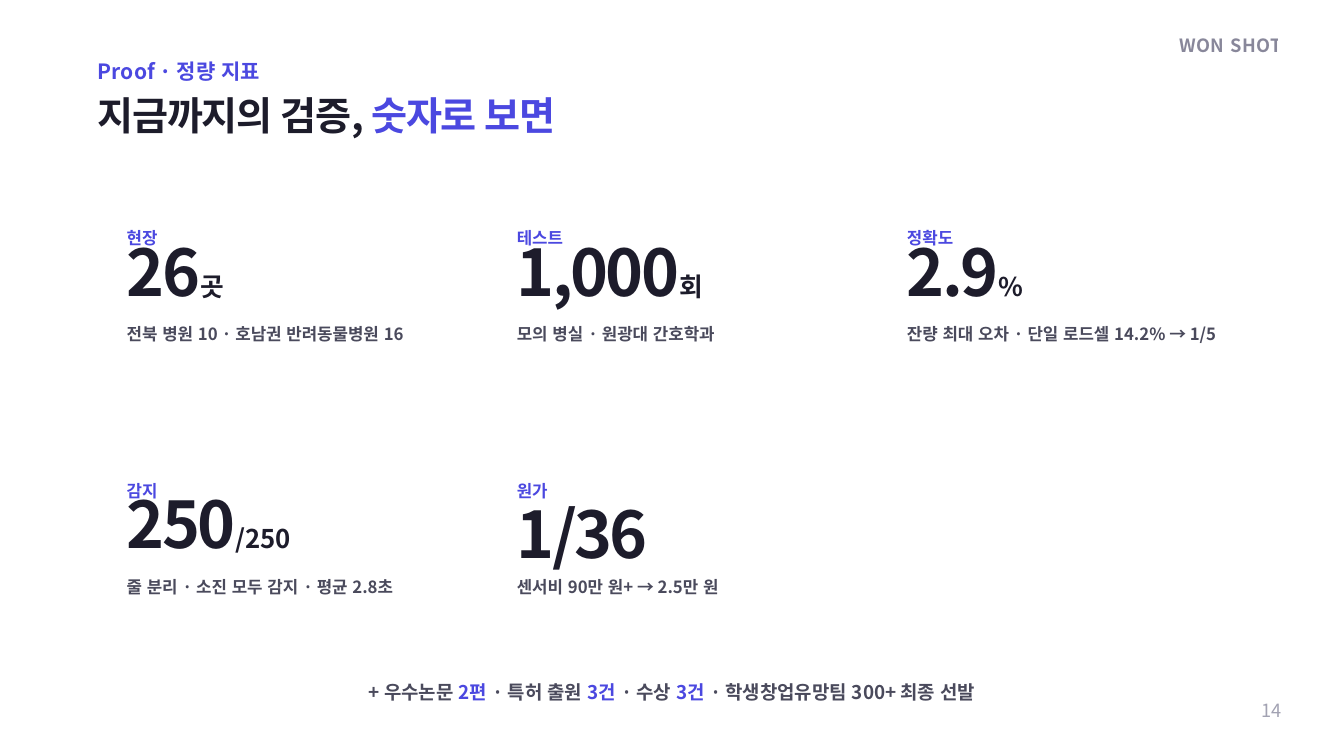
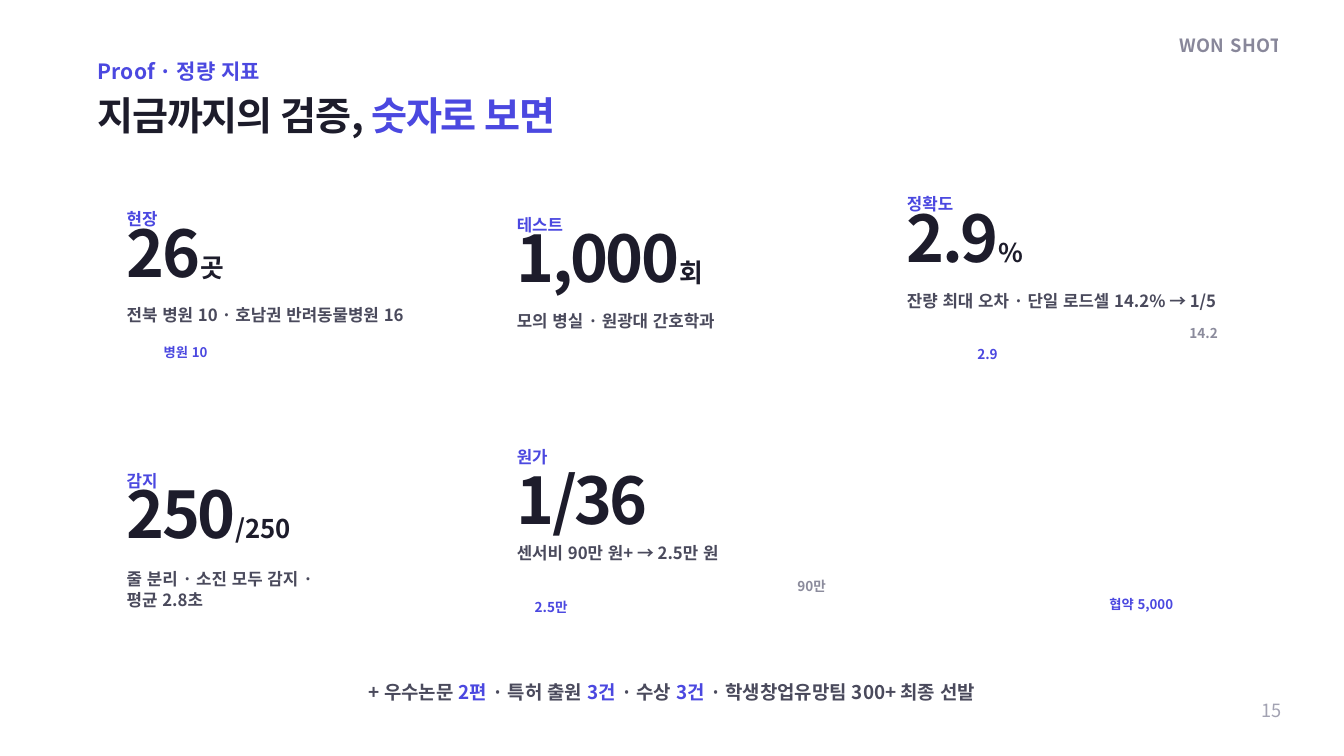
Before and after one commit to yhkwon2004/pet_test, a slide deck: slide 15 of export/INFU-RETRO_IR_WON-SHOT_editable.pptx (slide 14 before the commit). Drawn at 1344x756 pixels with LibreOffice and Linux fonts; fonts in the diff are those of the drawing; background and template pictures are left out. Boxes give left, top, right and bottom in pixels: in the first picture for what was removed or moved away, otherwise in the second. Text is boxed around its words. In the diff, an @@ line names an element or a change of style, - is before the commit and + after.

```diff
--- a/export/INFU-RETRO_IR_WON-SHOT_editable.pptx
+++ b/export/INFU-RETRO_IR_WON-SHOT_editable.pptx
@@ 4 texts: place and size @@
-4 texts at box(127, 230, 1151, 601)
+4 texts at box(127, 211, 1151, 582)
@@ 3 texts: place and size @@
-3 texts at box(517, 230, 715, 342)
+3 texts at box(517, 217, 715, 329)
@@ text added at box(1189, 328, 1217, 338), 9.7 pt, text #8B8B9C, bold @@
+14.2
@@ text added at box(164, 346, 208, 358), 9.5 pt, text #4B48E0, bold @@
+병원 10
@@ text added at box(318, 344, 368, 363), 9.5 pt, text #FFFFFF, bold @@
+반려 16
@@ text added at box(977, 349, 997, 359), 9.7 pt, text #4B48E0, bold @@
+2.9
@@ 6 texts: place and size @@
-6 texts at box(517, 230, 1216, 595)
+6 texts at box(517, 196, 1216, 561)
@@ text "감지": place and size @@
-text "감지" at box(127, 483, 158, 502)
+text "감지" at box(127, 473, 158, 492)
@@ text "250/250": place and size @@
-text "250/250" at box(127, 483, 290, 553)
+text "250/250" at box(127, 473, 290, 543)
@@ text "줄 분리 · 소진 모두 ...": place and size @@
-text "줄 분리 · 소진 모두 ..." at box(127, 579, 393, 595)
+text "줄 분리 · 소진 모두 ..." at box(127, 571, 298, 608)
@@ text "줄 분리 · 소진 모두 ..." at box(127, 571, 298, 608): line spacing 1 to 15.6pt @@
@@ text added at box(797, 579, 826, 592), 9.7 pt, text #8B8B9C, bold @@
+90만
@@ text added at box(1109, 598, 1174, 612), 9.5 pt, text #4B48E0, bold @@
+협약 5,000
@@ text added at box(535, 600, 568, 613), 9.7 pt, text #4B48E0, bold @@
+2.5만
@@ text at box(1262, 704, 1282, 717): text changed @@
-14
+15
```
Also in this commit, not shown: 19 other slides changed, 2 slides added, 2 other files.
